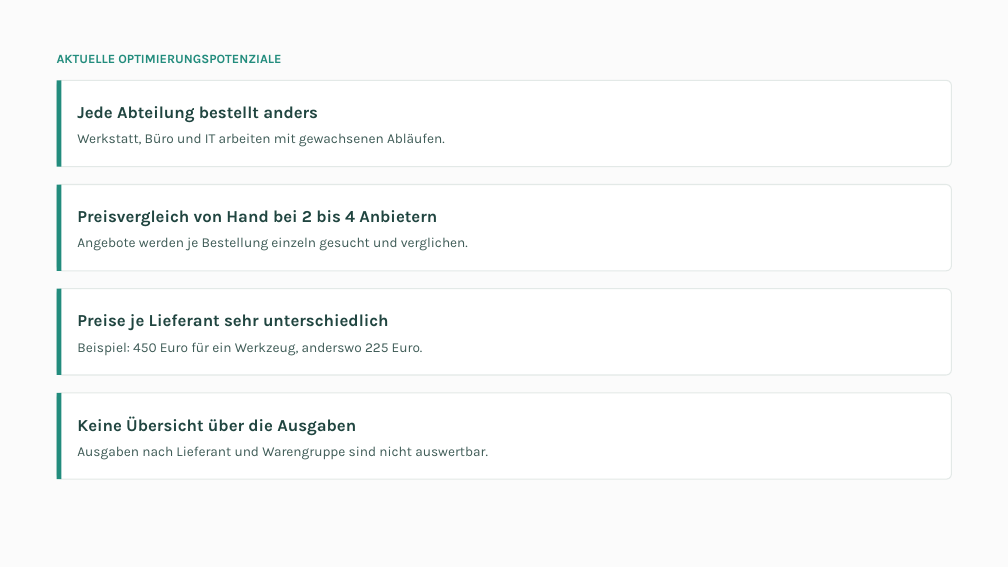
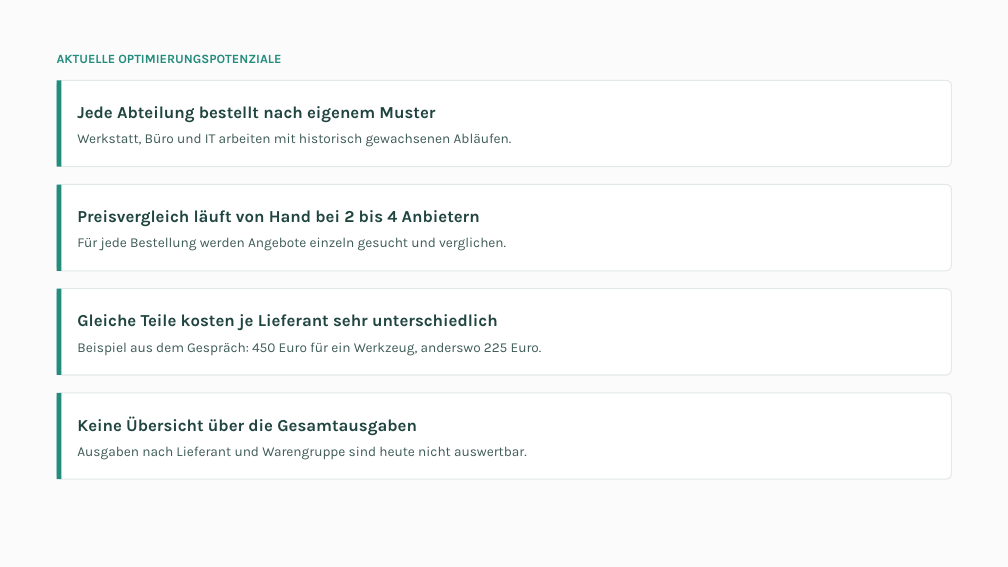
Before and after one commit to moritzhivebuy/new, a slide deck: slide 2 of .claude/skills/impact-ladder-pdf/output/2026-09-03-impact-ladder-wiedmann-winz.pptx. Drawn at 1008x567 pixels with LibreOffice and Linux fonts; fonts in the diff are those of the drawing. Boxes give left, top, right and bottom in pixels: in the first picture for what was removed or moved away, otherwise in the second. Text is boxed around its words. In the diff, an @@ line names an element or a change of style, - is before the commit and + after.

```diff
--- a/.claude/skills/impact-ladder-pdf/output/2026-09-03-impact-ladder-wiedmann-winz.pptx
+++ b/.claude/skills/impact-ladder-pdf/output/2026-09-03-impact-ladder-wiedmann-winz.pptx
@@ text at bbox=[77, 106, 512, 147]: text changed @@
-Jede Abteilung bestellt anders
-Werkstatt, Büro und IT arbeiten mit gewachsenen Abläufen.
+Jede Abteilung bestellt nach eigenem Muster
+Werkstatt, Büro und IT arbeiten mit historisch gewachsenen Abläufen.
@@ text at bbox=[77, 210, 506, 251]: text changed @@
-Preisvergleich von Hand bei 2 bis 4 Anbietern
-Angebote werden je Bestellung einzeln gesucht und verglichen.
+Preisvergleich läuft von Hand bei 2 bis 4 Anbietern
+Für jede Bestellung werden Angebote einzeln gesucht und verglichen.
@@ text at bbox=[77, 314, 542, 356]: text changed @@
-Preise je Lieferant sehr unterschiedlich
-Beispiel: 450 Euro für ein Werkzeug, anderswo 225 Euro.
+Gleiche Teile kosten je Lieferant sehr unterschiedlich
+Beispiel aus dem Gespräch: 450 Euro für ein Werkzeug, anderswo 225 Euro.
@@ text at bbox=[77, 416, 527, 460]: text changed @@
-Keine Übersicht über die Ausgaben
-Ausgaben nach Lieferant und Warengruppe sind nicht auswertbar.
+Keine Übersicht über die Gesamtausgaben
+Ausgaben nach Lieferant und Warengruppe sind heute nicht auswertbar.
```
Also in this commit, not shown: 4 other slides changed, 2 other files.
